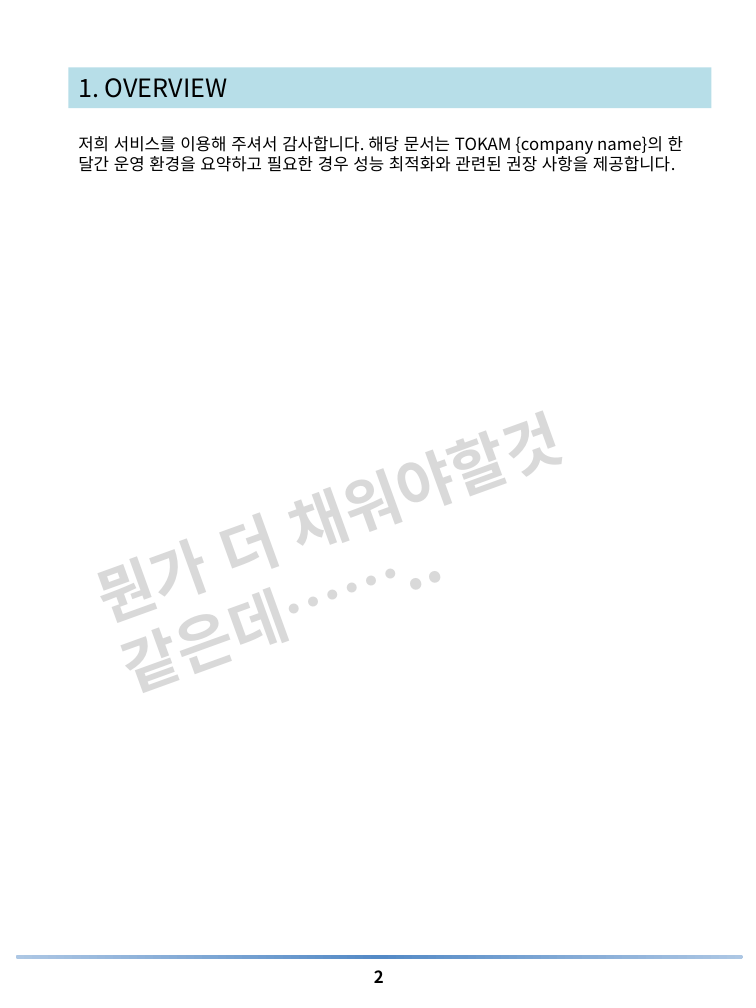
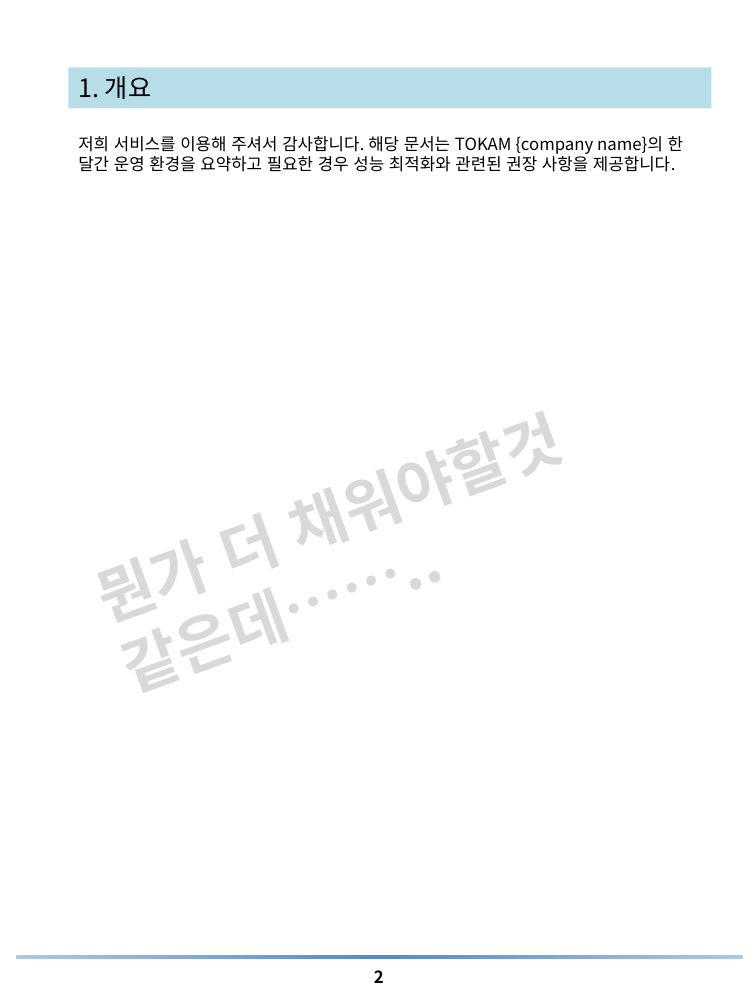
Before and after one commit to uzusun/atom_example, a slide deck: slide 2 of document/[지메이트] 월간보고서 sample.pptx. Drawn at 756x1008 pixels with LibreOffice and Linux fonts; fonts in the diff are those of the drawing; background and template pictures are left out. Boxes give left, top, right and bottom in pixels: in the first picture for what was removed or moved away, otherwise in the second. Text is boxed around its words. In the diff, an @@ line names an element or a change of style, - is before the commit and + after.

```diff
--- a/document/[지메이트] 월간보고서 sample.pptx
+++ b/document/[지메이트] 월간보고서 sample.pptx
@@ text in rectangle at bbox=[78, 76, 151, 99]: text changed @@
-1. OVERVIEW
+1. 개요
```
Also in this commit, not shown: 4 other slides changed.
